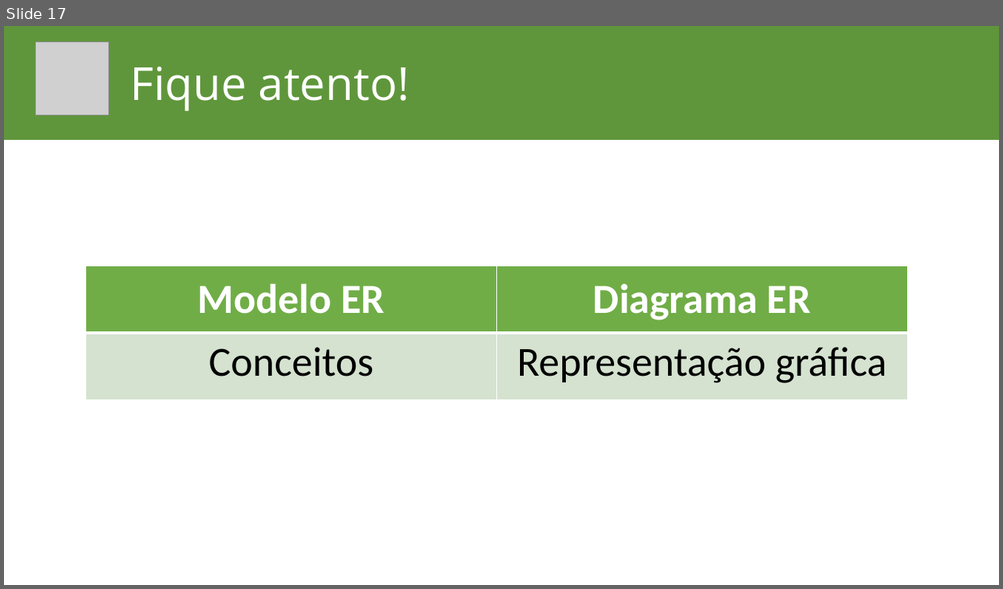
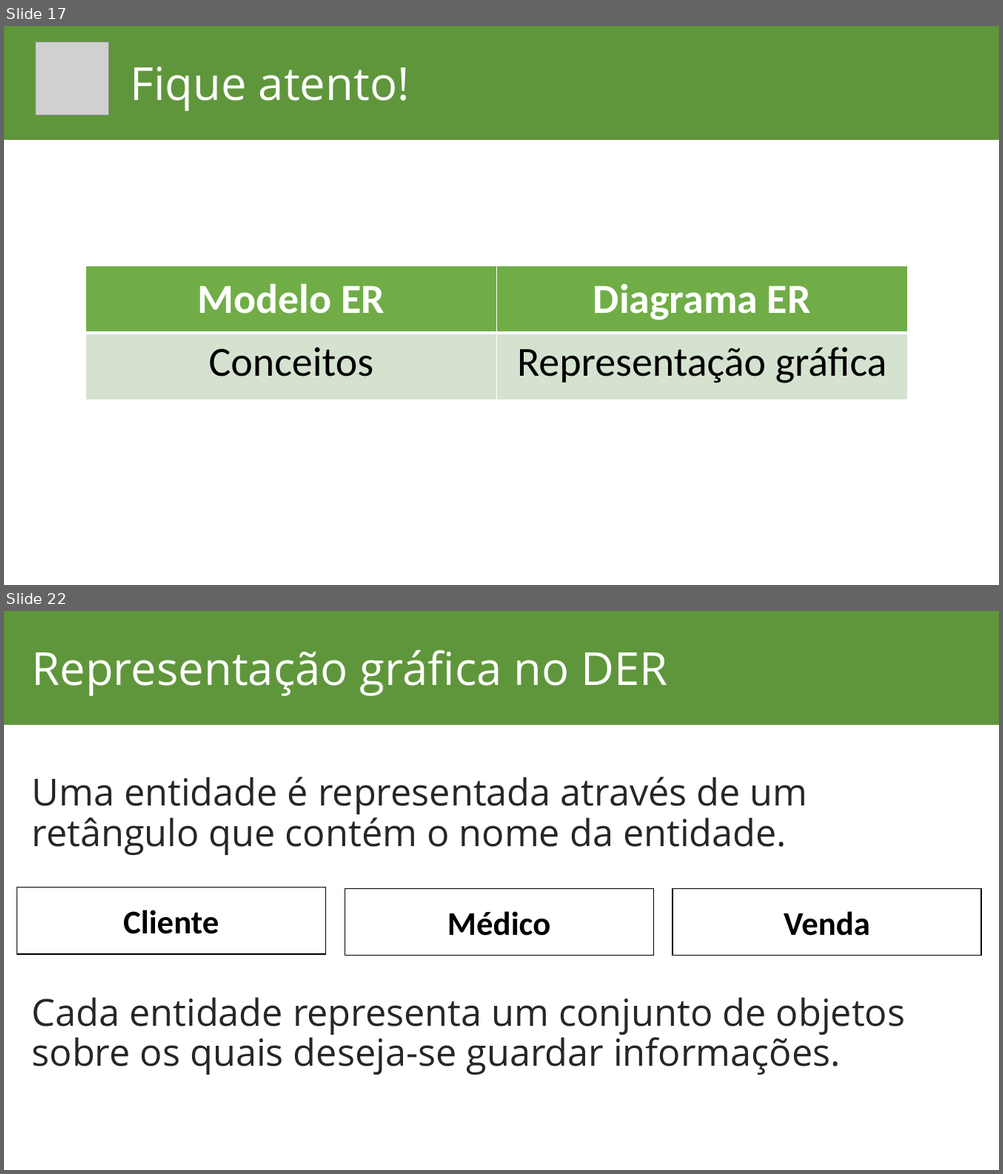
Before and after one commit to lucassoaresaraujo/aulas, a slide deck: Banco de Dados/Banco de Dados.pptx. Shown one above the other, each under a label of ours: slide 17 before the commit, slides 17 and 22 after it; the slides between them are not shown. The pictures are 1003x589 and 1003x1174 pixels, drawn with LibreOffice and Linux fonts; fonts in the diff are those of the drawing; grey boxes stand for pictures; background and template pictures are left out. Boxes give left, top, right and bottom in pixels: in the first picture for what was removed or moved away, otherwise in the second. Text is boxed around its words. In the diff, an @@ line names an element or a change of style, - is before the commit and + after.

Commit message:
Entidade e DER entidade

```diff
--- a/Banco de Dados/Banco de Dados.pptx
+++ b/Banco de Dados/Banco de Dados.pptx
@@ slide 22 added at [4,611,999,1170], background #FFFFFF; not listed: 1 template element that a slide beside it also shows @@
@@ title added at [32,650,668,696], 44 pt, text #FFFFFF @@
+Representação gráfica no DER
@@ text added at [32,777,808,855], 36 pt, text #262626 @@
+Uma entidade é representada através de um retângulo que contém o nome da entidade.
@@ rectangle added at [17,888,326,955], fill #FFFFFF, outline #000000 1 pt, 32 pt, text #000000, bold @@
+Cliente
@@ rectangle added at [345,889,654,956], fill #FFFFFF, outline #000000 1 pt, 32 pt, text #000000, bold @@
+Médico
@@ rectangle added at [672,889,982,956], fill #FFFFFF, outline #000000 1 pt, 32 pt, text #000000, bold @@
+Venda
@@ text added at [32,997,905,1075], 36 pt, text #262626 @@
+Cada entidade representa um conjunto de objetos sobre os quais deseja-se guardar informações.
```
Also in this commit, not shown: 4 slides changed, 4 other slides added, 1 slide removed.
